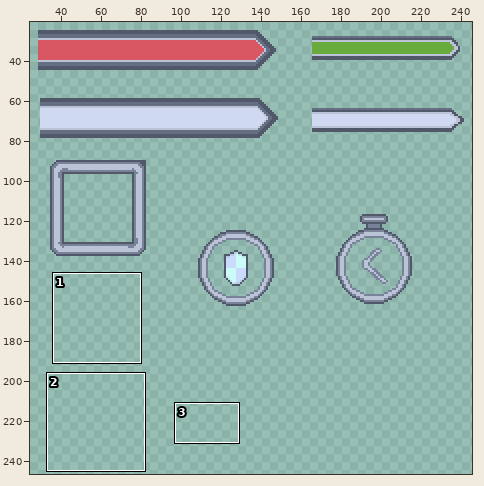
One commit to this pixel-art file: Res/all.aseprite. The first picture is a wide view before the edit; the outline marks the close-up.
Close-up. Before the edit:
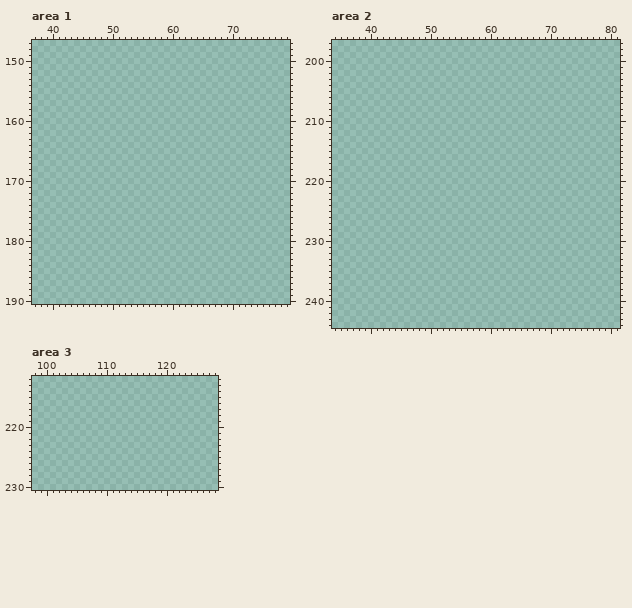
818x426 pixels, 1 frame. Colours within 5 levels of each other are drawn and written as one. Shown: area 1: x 37..79, y 147..190; area 2: x 34..81, y 197..244; area 3: x 98..128, y 212..230. The wide view leaves out empty margins.
Palette (. is transparent): 
Now the later version:
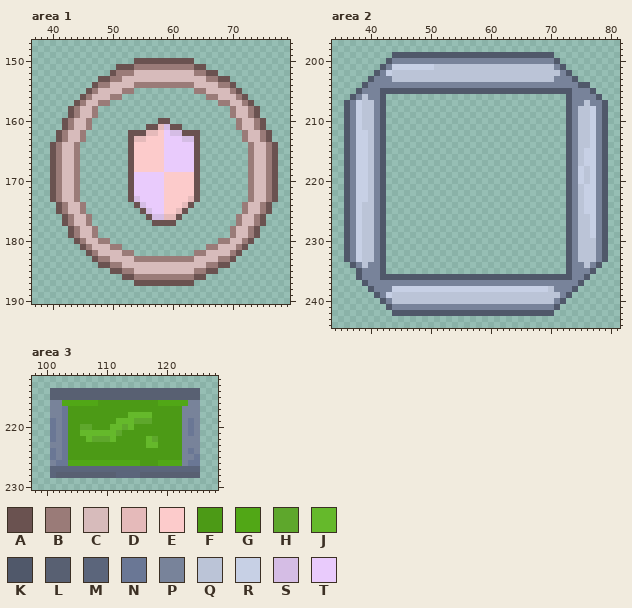
Colours new in this view: A #6a5250  B #9a7b78  C #d7bbbb  D #e5baba  E #fccbcb  F #4c9a16  G #51a716  H #5ea72c  J #65b92b  K #50586a  L #586072  M #5b657b  N #6a7795  P #78839a  Q #bbc4d7  R #c7d0e5  S #d5bde5  T #e9cbfc
Edits made:
Area 1:
y 150: x 54..63 .......... -> AAAAAAAAAA
y 151: x 51..65 ............... -> AAABBBBBBBBBBAA
y 152: x 50..67 .................. -> ABBBCCCCCCCCCCBBAA
y 153: x 48..69 ...................... -> AABBCCCCCCCCCCCCCCBBAA
y 154: x 47..70 ........................ -> ABBCCCCBBBBBBBBBBCCCCBBA
y 155: x 46..53 ........ -> ABCCCCBB; x 64..71 ........ -> BBCCCCBA
y 156: x 45..51 ....... -> ABCCCBB; x 66..72 ....... -> BBCCCBA
y 157: x 44..49 ...... -> ABCCBB; x 68..73 ...... -> BBCCBA
y 158..159: x 43..47 ..... -> ABCCB; x 70..74 ..... -> BCCBA
y 160: x 42..46 ..... -> ABCCB; x 58..59 .. -> AA; x 71..75 ..... -> BCCBA
y 161: x 42..46 ..... -> ABCCB; x 56..61 ...... -> AADSAA; x 71..75 ..... -> BCCBA
y 162: x 41..45 ..... -> ABCCB; x 53..64 ............ -> AAADDETSSAAA; x 72..76 ..... -> BCCBA
y 163: x 41..45 ..... -> ABCCB; x 53..64 ............ -> ADDEEETTTSSA; x 72..76 ..... -> BCCBA
y 164..168: x 40..44 ..... -> ABCCB; x 53..64 ............ -> AEEEEETTTTTA; x 73..77 ..... -> BCCBA
y 169..172: x 40..44 ..... -> ABCCB; x 53..64 ............ -> ATTTTTEEEEEA; x 73..77 ..... -> BCCBA
y 173: x 40..44 ..... -> ABCCB; x 53..64 ............ -> ASTTTTEEEEDA; x 73..77 ..... -> BCCBA
y 174: x 41..45 ..... -> ABCCB; x 54..63 .......... -> ASTTTEEEDA; x 72..76 ..... -> BCCBA
y 175: x 41..45 ..... -> ABCCB; x 55..62 ........ -> ASTTEEDA; x 72..76 ..... -> BCCBA
y 176: x 42..46 ..... -> ABCCB; x 56..61 ...... -> ASSDDA; x 71..75 ..... -> BCCBA
y 177: x 42..46 ..... -> ABCCB; x 57..60 .... -> AAAA; x 71..75 ..... -> BCCBA
y 178..179: x 43..47 ..... -> ABCCB; x 70..74 ..... -> BCCBA
y 180: x 44..49 ...... -> ABCCBB; x 68..73 ...... -> BBCCBA
y 181: x 45..51 ....... -> ABCCCBB; x 66..72 ....... -> BBCCCBA
y 182: x 46..53 ........ -> ABCCCCBB; x 64..71 ........ -> BBCCCCBA
y 183: x 47..70 ........................ -> ABBCCCCBBBBBBBBBBCCCCBBA
y 184: x 48..69 ...................... -> AABBCCCCCCCCCCCCCCBBAA
y 185: x 50..67 .................. -> AABBCCCCCCCCCCBBAA
y 186: x 52..65 .............. -> AABBBBBBBBBBAA
y 187: x 54..63 .......... -> AAAAAAAAAA
Area 2:
y 199: x 44..70 ........................... -> KKKKKKKKKKKKKKKKKKKKKKKKKKK
y 200: x 43..71 ............................. -> KPPPPPPPPPPPPPPPPPPPPPPPPPPPK
y 201: x 42..72 ............................... -> KPRRRRRRRQQQQQQQQQQQQQQQQQQQQPK
y 202: x 41..73 ................................. -> KPRQQQQQQQQQQQQQQQQQQQQQQQQQQQQPK
y 203: x 40..74 ................................... -> KPPPQQQQQQQQQQQQQQQQQQQQQQQQQQQPPPK
y 204: x 39..76 ...................................... -> KPPPPPPPPPPPPPPPPPPPPPPPPPPPPPPPPPPPKK
y 205: x 38..77 ........................................ -> KPPPKKKKKKKKKKKKKKKKKKKKKKKKKKKKKKKKPPPK
y 206: x 37..42 ...... -> KPQPPK; x 73..78 ...... -> KPPPPK
y 207: x 36..42 ....... -> KPRQQPK; x 73..79 ....... -> KPPQPPK
y 208..211: x 36..42 ....... -> KPRQQPK; x 73..79 ....... -> KPQQRPK
y 212..214: x 36..42 ....... -> KPRRQPK; x 73..79 ....... -> KPQQRPK
y 215..217: x 36..42 ....... -> KPRRQPK; x 73..79 ....... -> KPQRRPK
y 218..220: x 36..42 ....... -> KPRRQPK; x 73..79 ....... -> KPRQRPK
y 221..223: x 36..42 ....... -> KPRRQPK; x 73..79 ....... -> KPQRRPK
y 224..225: x 36..42 ....... -> KPRQQPK; x 73..79 ....... -> KPQRRPK
y 226..229: x 36..42 ....... -> KPRQQPK; x 73..79 ....... -> KPQQRPK
y 230..233: x 36..42 ....... -> KPRQQPK; x 73..79 ....... -> KPQQQPK
y 234: x 37..42 ...... -> KPQPPK; x 73..78 ...... -> KPPQPK
y 235: x 38..42 ..... -> KPPPK; x 73..77 ..... -> KPPPK
y 236: x 38..76 ....................................... -> KPPPKKKKKKKKKKKKKKKKKKKKKKKKKKKKKKKKPPK
y 237: x 39..75 ..................................... -> KPPPPPPPPPPPPPPPPPPPPPPPPPPPPPPPPPPPK
y 238: x 40..74 ................................... -> KPPPRRRRRRRRRRRRRRRRRRRRRRRRRRQPPPK
y 239: x 41..73 ................................. -> KPRQQQQQQQQQQQQQQQQQQQQQQQQQQQQPK
y 240: x 42..72 ............................... -> KPQQQQQQQQQQQQQQQQQQQQQQQQQQQPK
y 241: x 43..71 ............................. -> KPPPPPPPPPPPPPPPPPPPPPPPPPPPK
y 242: x 44..70 ........................... -> KKKKKKKKKKKKKKKKKKKKKKKKKKK
Area 3:
y 214..215: x 101..125 ......................... -> LLLLLLLLLLLLLLLLLLLLLLLLL
y 216: x 101..125 ......................... -> PPGGGGGGFFFFFFFFFFGGGGGPP
y 217: x 101..125 ......................... -> PPNFFFFFFFFFFFFFFFFFFFPPP
y 218: x 101..125 ......................... -> PPNFFFFFFFFFFJJJJFFFFFPPP
y 219: x 101..125 ......................... -> NPNFFFFFFFFJJJHHHFFFFFPNP
y 220: x 101..125 ......................... -> NPNFFHHFFFJJHJFFFFFFFFPNP
y 221: x 101..125 ......................... -> NPNFFJJJJJJHFFFFFFFFFFPNP
y 222: x 101..125 ......................... -> NPNFFFJHHHJFFFFFJHFFFFPPP
y 223: x 101..125 ......................... -> PPNFFFFFFFFFFFFFJJFFFFPPP
y 224: x 101..125 ......................... -> NPNFFFFFFFFFFFFFFFFFFFPNP
y 225: x 101..125 ......................... -> NPNFFFFFFFFFFFFFFFFFFFPPN
y 226: x 101..125 ......................... -> PNNGGGGGGGGGGGGFFFGGGGPNN
y 227: x 101..125 ......................... -> MMMMMMMMMMMMMMMMMMMMMMMMM
y 228: x 101..125 ......................... -> MLLLLLLLLLLMMMMLLLLLLLLLL
Where, in picture pixels (left, top, right, bottom), the same in both close-ups:
added: (50, 58, 278, 286)
added: (344, 52, 608, 316)
added: (50, 388, 200, 478)
